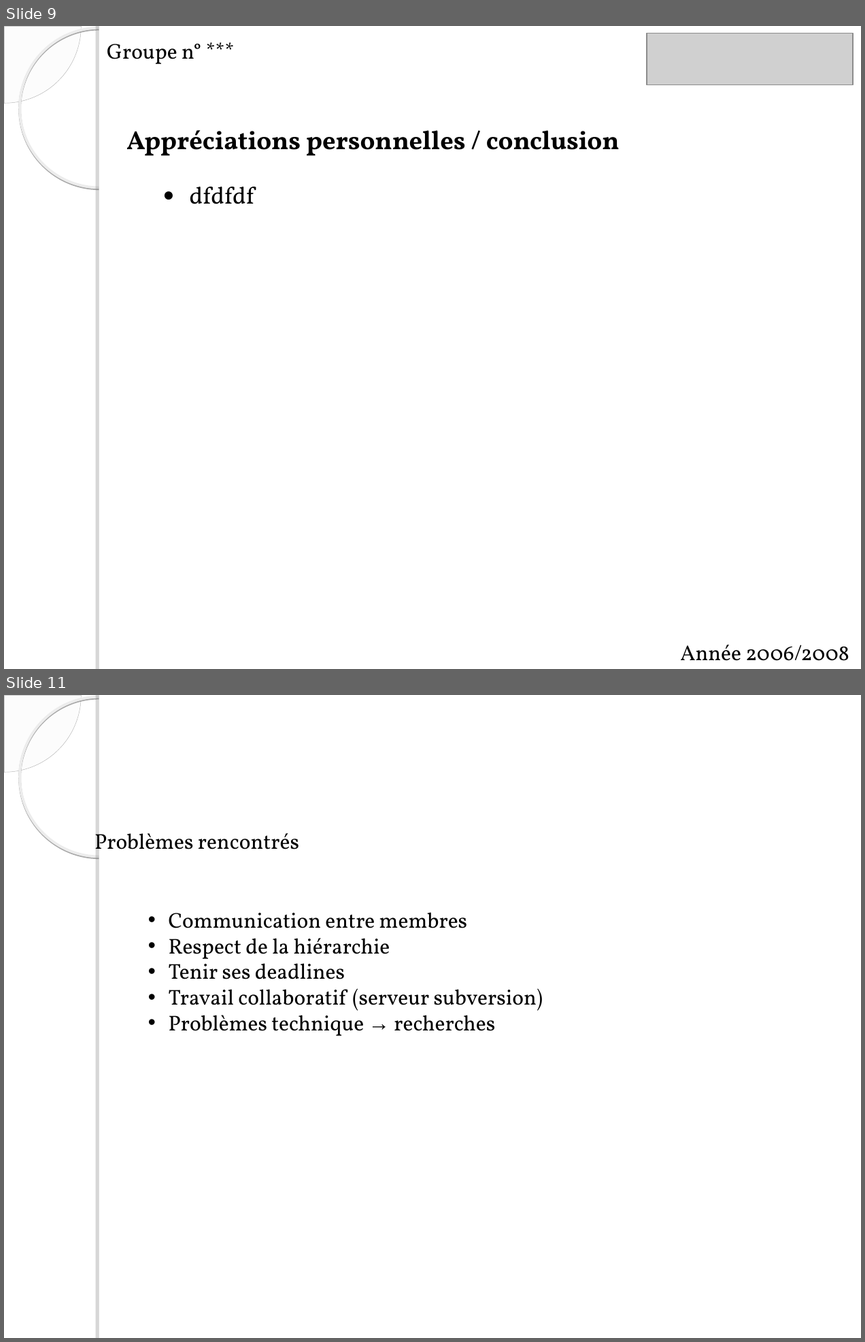
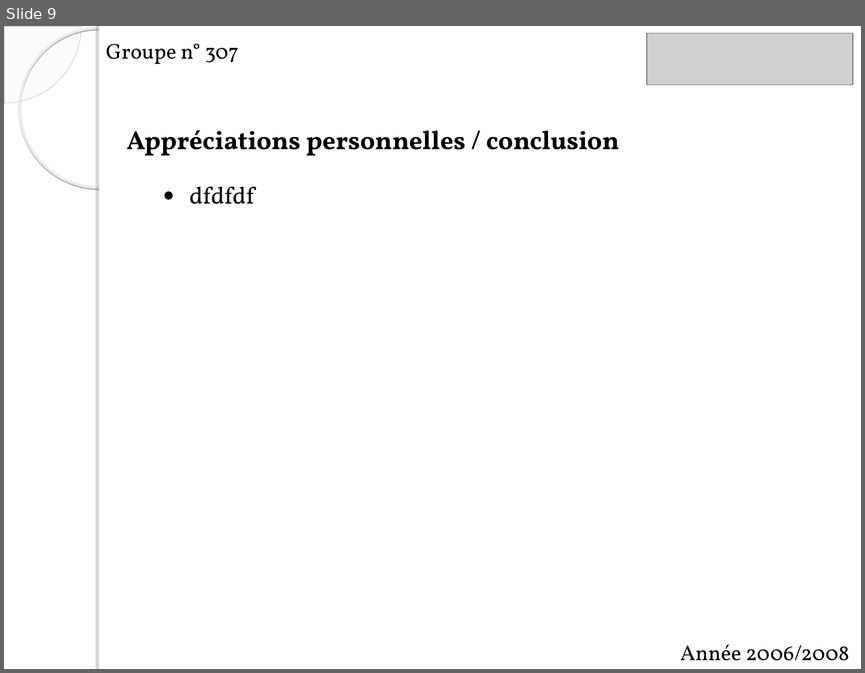
Before and after one commit to itsChris/abyss-project, a slide deck: ABYSS/doc/soutenance skar.ppt. Shown one above the other, each under a label of ours: slides 9 and 11 before the commit, slide 9 after it; the slides between them are not shown. The pictures are 865x1342 and 865x673 pixels, drawn with LibreOffice and Linux fonts; fonts in the diff are those of the drawing; grey boxes stand for pictures; background and template pictures are left out. Boxes give left, top, right and bottom in pixels: in the first picture for what was removed or moved away, otherwise in the second. Text is boxed around its words. In the diff, an @@ line names an element or a change of style, - is before the commit and + after.

```diff
--- a/ABYSS/doc/soutenance skar.ppt
+++ b/ABYSS/doc/soutenance skar.ppt
@@ slide 11 removed at (4,695,861,1338), background picture (left out); not listed: 4 template elements that a slide beside it also shows @@
@@ text removed at (94,833,299,860) @@
-Problèmes rencontrés
@@ text removed at (169,912,543,1036) @@
-• Communication entre membres
-• Respect de la hiérarchie
-• Tenir ses deadlines
-• Travail collaboratif (serveur subversion)
-• Problèmes technique → recherches
@@ slide 9 changed as well @@
@@ text at (106,44,239,64): text changed @@
-Groupe n° ***
+Groupe n° 307
```
Also in this commit, not shown: 6 other slides changed, 2 slides added, 5 other slides removed, 4 other files.
